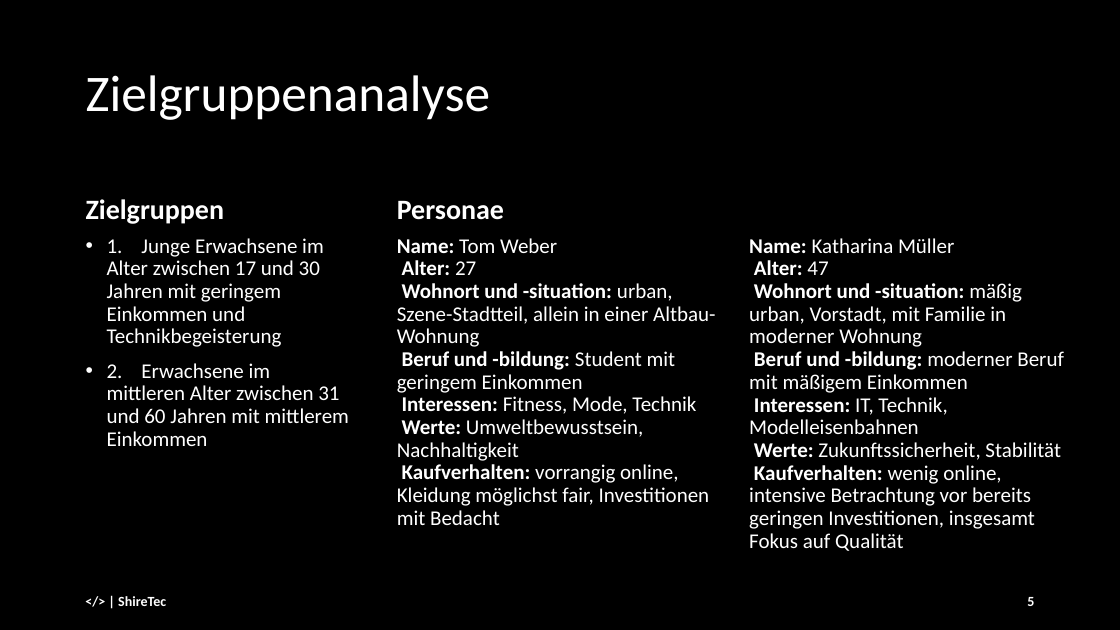
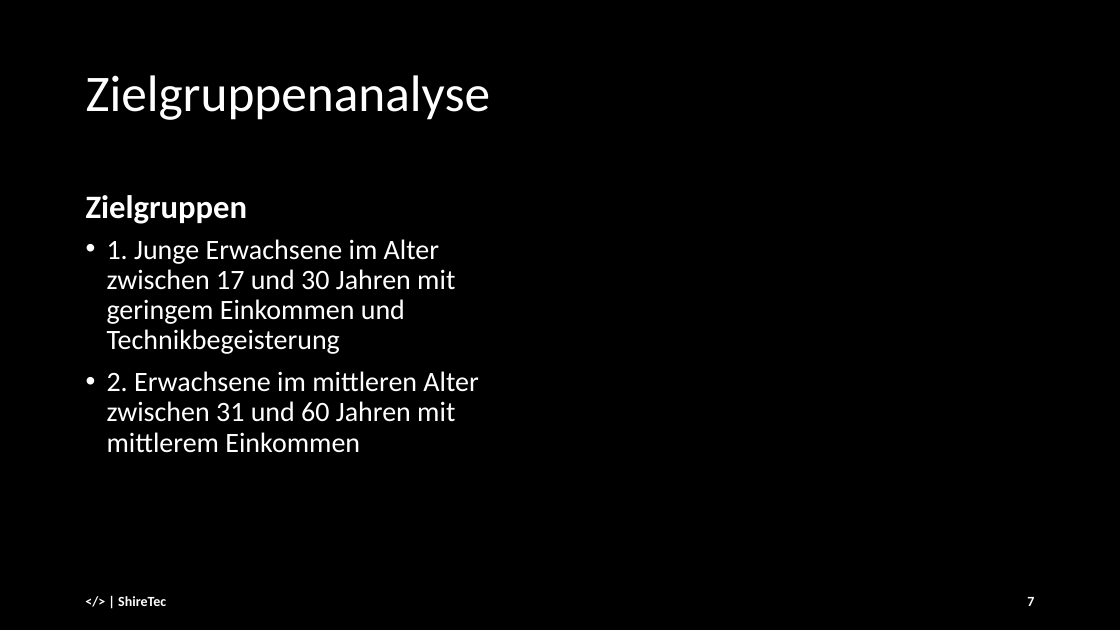
Before and after one commit to andre-anan-gilbert/Real-time-Facial-Age-and-Emotion-Recognition, a slide deck: slide 7 of docs/Final_Presentation_25_01_ [Autosaved].pptx (slide 5 before the commit). Drawn at 1120x630 pixels with LibreOffice and Linux fonts; fonts in the diff are those of the drawing. Boxes give left, top, right and bottom in pixels: in the first picture for what was removed or moved away, otherwise in the second. Text is boxed around its words. In the diff, an @@ line names an element or a change of style, - is before the commit and + after.

Commit message:
updated ppt

```diff
--- a/docs/Final_Presentation_25_01_ [Autosaved].pptx
+++ b/docs/Final_Presentation_25_01_ [Autosaved].pptx
@@ text "Zielgruppen" at box(86, 195, 248, 224): size 24 to 28 pt @@
@@ text removed at box(397, 201, 504, 220) @@
-Personae
@@ text "1. Junge Erwachsene im Alter ..." at box(107, 239, 478, 453): size 18 to 24 pt @@
@@ text removed at box(397, 238, 715, 525) @@
-Name: Tom Weber
-Alter: 27
-Wohnort und -situation: urban, Szene-Stadtteil, allein in einer Altbau-Wohnung
-Beruf und -bildung: Student mit geringem Einkommen
-Interessen: Fitness, Mode, Technik
-Werte: Umweltbewusstsein, Nachhaltigkeit
-Kaufverhalten: vorrangig online, Kleidung möglichst fair, Investitionen mit Bedacht
@@ text removed at box(749, 238, 1064, 551) @@
-Name: Katharina Müller
-Alter: 47
-Wohnort und -situation: mäßig urban, Vorstadt, mit Familie in moderner Wohnung
-Beruf und -bildung: moderner Beruf mit mäßigem Einkommen
-Interessen: IT, Technik, Modelleisenbahnen
-Werte: Zukunftssicherheit, Stabilität
-Kaufverhalten: wenig online, intensive Betrachtung vor bereits geringen Investitionen, insgesamt Fokus auf Qualität
@@ page number at box(1027, 597, 1034, 606): text changed @@
-5
+7
```
Also in this commit, not shown: 18 other slides changed, 7 slides added, 1 slide removed.
